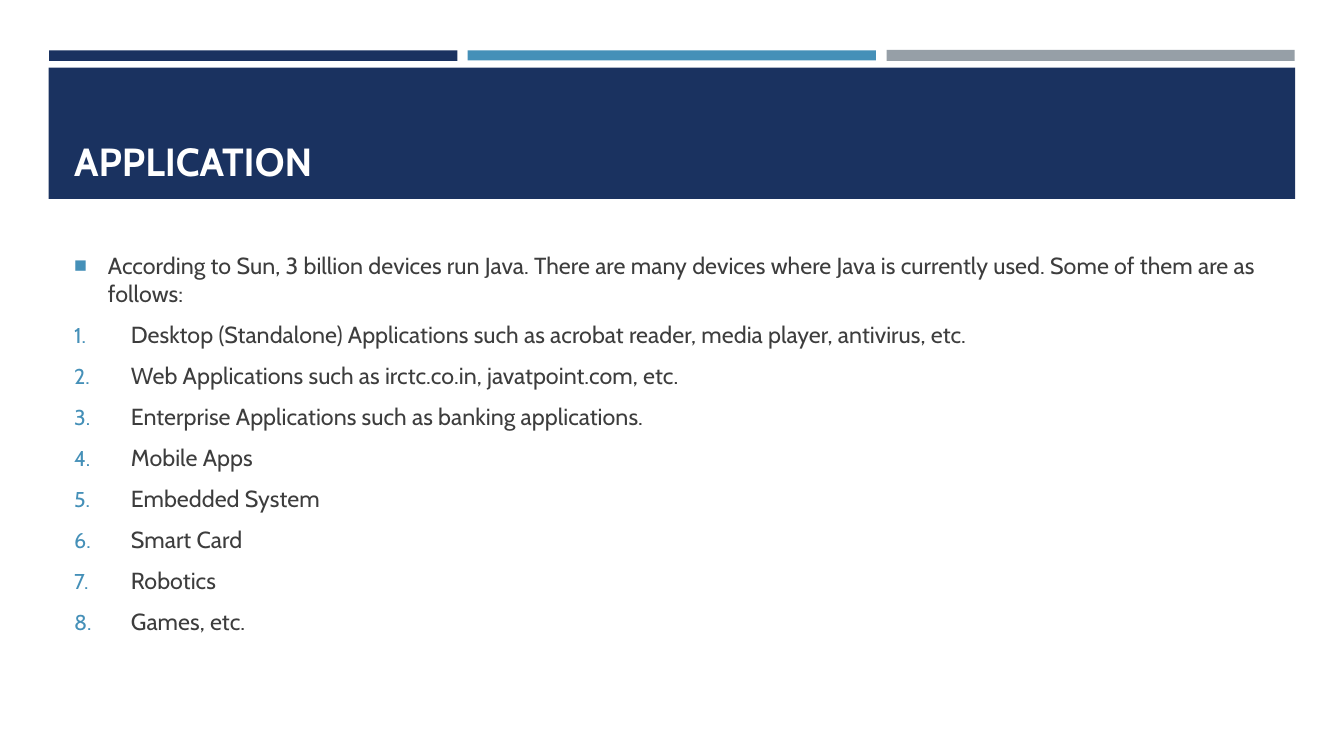
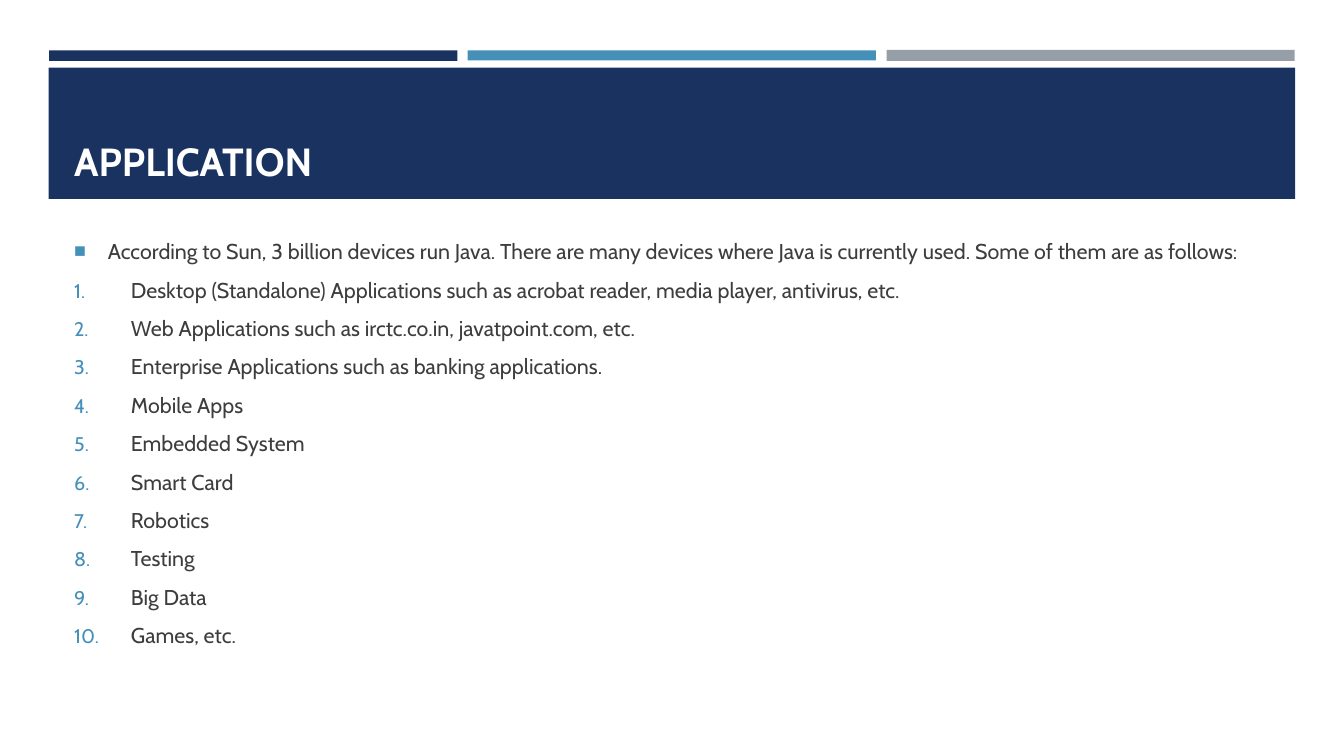
Before and after one commit to amantiwari8861/javaV1, a slide deck: slide 3 of javaSlides/Java Slides part 1.pptx. Drawn at 1344x756 pixels with LibreOffice and Linux fonts; fonts in the diff are those of the drawing. Boxes give left, top, right and bottom in pixels: in the first picture for what was removed or moved away, otherwise in the second. Text is boxed around its words. In the diff, an @@ line names an element or a change of style, - is before the commit and + after.

```diff
--- a/javaSlides/Java Slides part 1.pptx
+++ b/javaSlides/Java Slides part 1.pptx
@@ text at (x1=108, y1=243, x2=1237, y2=645): size 16.6 to 15.3 pt @@
@@ text at (x1=131, y1=551, x2=207, y2=611): paragraphs added @@
+8. Testing
+9. Big Data
```
Also in this commit, not shown: 3 other slides changed, 35 other files.
